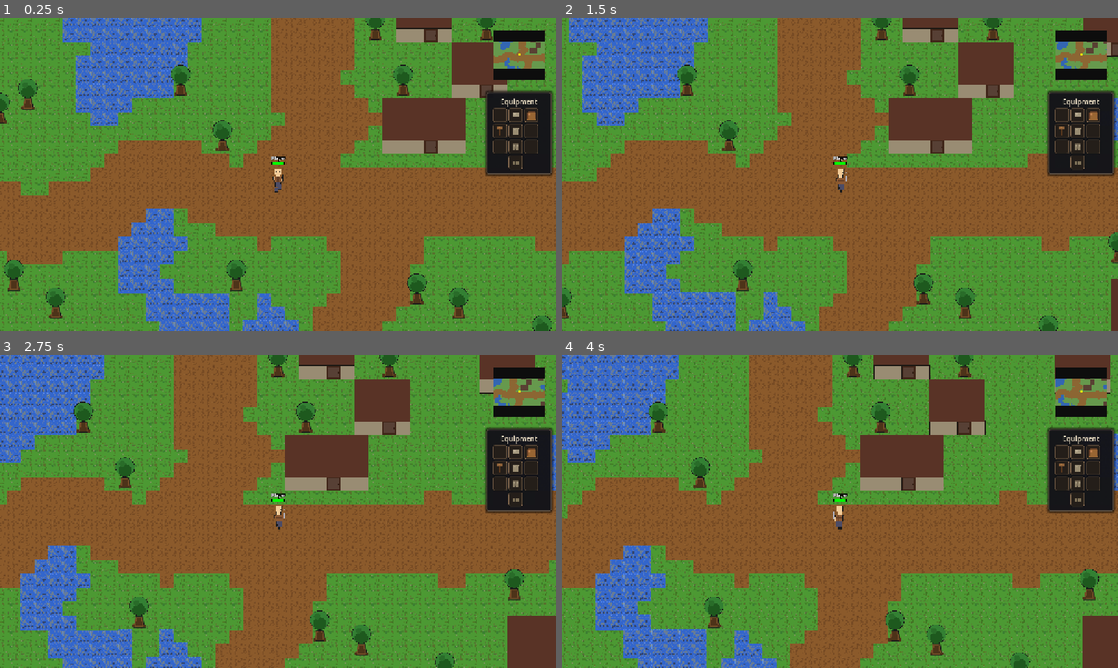
Above: before the commit, frames 1-4 (two rows, left to right).
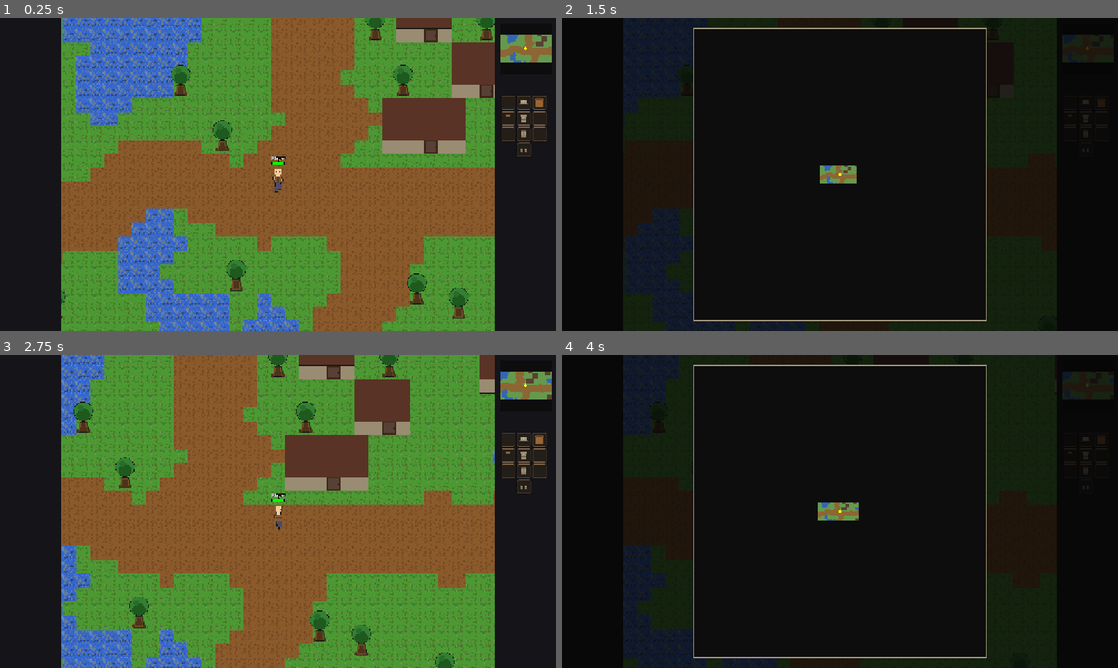
Above: after the commit, the same moments.

Repository: mattzanco/Trithia
Game: Godot game, scene res://scenes/main.tscn
The game is run twice, just before and just after one commit, with the same random seed, the same clock (stepped at 60 frames per second) and the same inputs.
Inputs (mouse positions are in pixels of both pictures, inside the frame that each line leads up to):
- Up to frame 1 (0.25 s): no input
- Up to frame 2 (1.5 s): tap Enter at 0.5 s; move the mouse to (962, 158) at 0.52 s; hold D (move_right) 0.53-1.25 s; tap M at 0.6 s; click (962, 158) at 0.67 s; drag from (728, 190) to (812, 237) at 1.27 s
- Up to frame 3 (2.75 s): move the mouse to (333, 442) at 2.02 s; hold D (move_right) from 2.03 s (still down); tap H at 2.1 s; click (333, 442) at 2.17 s; tap M at 2.3 s
- Up to frame 4 (4 s): release D (move_right) at 2.75 s; drag from (812, 574) to (673, 464) at 2.77 s; move the mouse to (1006, 558) at 3.52 s; hold A (move_left) from 3.53 s (still down); tap M at 3.6 s; click (1006, 558) at 3.67 s

The runs differ from the first frame. In frame 1, 20% of the frame differs, in the area x 0-100%, y 0-100%; in frame 2, 97%; in frame 3, 20%; in frame 4, 97%.

Commit message:
Update UI panels and corpse handling

Diff:
--- a/project.godot
+++ b/project.godot
@@ -22,6 +22,7 @@
 window/size/viewport_height=720
 window/size/mode=2
 window/stretch/mode="canvas_items"
+window/stretch/aspect="expand"
 
 [input]
 
--- a/scenes/main.tscn
+++ b/scenes/main.tscn
@@ -4,12 +4,17 @@
 [ext_resource type="PackedScene" uid="uid://d7x3k8m2p4q1b" path="res://scenes/player/player.tscn" id="2_player"]
 [ext_resource type="Script" path="res://scripts/main.gd" id="3_main"]
 [ext_resource type="PackedScene" uid="uid://b5vqy8r3nxc8q" path="res://scenes/ui/mini_map.tscn" id="4_minimap"]
+[ext_resource type="PackedScene" path="res://scenes/ui/world_map.tscn" id="5_worldmap"]
 
 [node name="Main" type="Node2D"]
 script = ExtResource("3_main")
 
 [node name="World" parent="." instance=ExtResource("1_world")]
 
+[node name="CorpseLayer" type="Node2D" parent="."]
+
 [node name="Player" parent="." instance=ExtResource("2_player")]
 
 [node name="MiniMap" parent="." instance=ExtResource("4_minimap")]
+
+[node name="WorldMap" parent="." instance=ExtResource("5_worldmap")]
--- a/scenes/ui/equipment_menu.tscn
+++ b/scenes/ui/equipment_menu.tscn
@@ -4,17 +4,17 @@
 
 [sub_resource type="StyleBoxFlat" id="1_panel_style"]
 bg_color = Color(0.08, 0.08, 0.1, 0.95)
-border_width_left = 2
-border_width_top = 2
-border_width_right = 2
-border_width_bottom = 2
+border_width_left = 0
+border_width_top = 0
+border_width_right = 0
+border_width_bottom = 0
 border_color = Color(0.35, 0.3, 0.25, 1)
 corner_radius_top_left = 5
 corner_radius_top_right = 5
 corner_radius_bottom_right = 5
 corner_radius_bottom_left = 5
 shadow_color = Color(0, 0, 0, 0.6)
-shadow_size = 6
+shadow_size = 0
 
 [sub_resource type="StyleBoxFlat" id="2_slot_style"]
 bg_color = Color(0.14, 0.12, 0.1, 1)
@@ -45,7 +45,7 @@
 shadow_size = 3
 
 [node name="EquipmentMenu" type="Control"]
-custom_minimum_size = Vector2(150, 190)
+custom_minimum_size = Vector2(128, 190)
 script = ExtResource("1_equipment_menu")
 
 [node name="Panel" type="PanelContainer" parent="."]
@@ -92,16 +92,11 @@
 offset_top = 0.0
 offset_right = 0.0
 offset_bottom = 0.0
-separation = 8
-
-[node name="Title" type="Label" parent="Panel/Margin/Center/VBox"]
-text = "Equipment"
-horizontal_alignment = 1
-modulate = Color(0.9, 0.85, 0.75, 1)
+separation = 0
 
 [node name="SlotGrid" type="GridContainer" parent="Panel/Margin/Center/VBox"]
 columns = 3
-custom_minimum_size = Vector2(120, 120)
+custom_minimum_size = Vector2(112, 120)
 separation = 8
 
 [node name="AmuletSlot" type="Panel" parent="Panel/Margin/Center/VBox/SlotGrid"]
--- a/scenes/ui/mini_map.tscn
+++ b/scenes/ui/mini_map.tscn
@@ -1,35 +1,98 @@
-[gd_scene load_steps=3 format=3 uid="uid://b5vqy8r3nxc8q"]
+[gd_scene load_steps=4 format=3 uid="uid://b5vqy8r3nxc8q"]
 
 [ext_resource type="Script" path="res://scripts/mini_map.gd" id="1_x8v7m"]
 [ext_resource type="PackedScene" path="res://scenes/ui/equipment_menu.tscn" id="2_equipment"]
 
+[sub_resource type="StyleBoxFlat" id="1_minimap_panel"]
+bg_color = Color(0.08, 0.08, 0.1, 0.95)
+border_width_left = 2
+border_width_top = 2
+border_width_right = 2
+border_width_bottom = 2
+border_width_left = 0
+border_width_top = 0
+border_width_right = 0
+border_width_bottom = 0
+border_color = Color(0.35, 0.3, 0.25, 1)
+corner_radius_top_left = 5
+corner_radius_top_right = 5
+
+[sub_resource type="StyleBoxFlat" id="2_side_panel"]
+bg_color = Color(0.08, 0.08, 0.1, 1.0)
+border_width_left = 0
+border_width_top = 0
+border_width_right = 0
+border_width_bottom = 0
+corner_radius_top_left = 0
+corner_radius_top_right = 0
+corner_radius_bottom_right = 0
+corner_radius_bottom_left = 0
+shadow_size = 0
+corner_radius_bottom_right = 0
+corner_radius_bottom_left = 0
+shadow_color = Color(0, 0, 0, 0.6)
+shadow_size = 0
+
 [node name="MiniMapLayer" type="CanvasLayer"]
 layer = 100
 
-[node name="MiniMap" type="Control" parent="."]
-custom_minimum_size = Vector2(150, 150)
+[node name="LeftPanel" type="PanelContainer" parent="."]
+layout_mode = 1
+anchors_preset = 0
+anchor_left = 0.0
+anchor_top = 0.0
+anchor_right = 0.0
+anchor_bottom = 1.0
+offset_left = 0.0
+offset_top = 0.0
+offset_right = 140.0
+offset_bottom = 0.0
+theme_override_styles/panel = SubResource("2_side_panel")
+
+[node name="RightPanel" type="PanelContainer" parent="."]
+custom_minimum_size = Vector2(140, 0)
 layout_mode = 1
 anchors_preset = 1
 anchor_left = 1.0
 anchor_top = 0.0
 anchor_right = 1.0
-anchor_bottom = 0.0
-offset_left = -160.0
-offset_top = 10.0
-offset_right = -10.0
-offset_bottom = 160.0
+anchor_bottom = 1.0
+offset_left = -140.0
+offset_top = 0.0
+offset_right = 0.0
+offset_bottom = 0.0
 grow_horizontal = 0
+theme_override_styles/panel = SubResource("2_side_panel")
+
+[node name="RightPanelContent" type="VBoxContainer" parent="RightPanel"]
+anchors_preset = 15
+anchor_left = 0.0
+anchor_top = 0.0
+anchor_right = 1.0
+anchor_bottom = 1.0
+offset_left = 0.0
+offset_top = 0.0
+offset_right = 0.0
+offset_bottom = 0.0
+separation = 0
+alignment = 0
+
+[node name="MiniMapPanel" type="PanelContainer" parent="RightPanel/RightPanelContent"]
+custom_minimum_size = Vector2(140, 150)
+size_flags_vertical = 0
+theme_override_styles/panel = SubResource("1_minimap_panel")
+
+[node name="MiniMap" type="Control" parent="RightPanel/RightPanelContent/MiniMapPanel"]
+anchors_preset = 15
+anchor_left = 0.0
+anchor_top = 0.0
+anchor_right = 1.0
+anchor_bottom = 1.0
+offset_left = 0.0
+offset_top = 0.0
+offset_right = 0.0
+offset_bottom = 0.0
 script = ExtResource("1_x8v7m")
 
-[node name="EquipmentMenu" parent="." instance=ExtResource("2_equipment")]
-layout_mode = 1
-anchors_preset = 1
-anchor_left = 1.0
-anchor_top = 0.0
-anchor_right = 1.0
-anchor_bottom = 0.0
-offset_left = -160.0
-offset_top = 170.0
-offset_right = -10.0
-offset_bottom = 350.0
-grow_horizontal = 0
+[node name="EquipmentMenu" parent="RightPanel/RightPanelContent" instance=ExtResource("2_equipment")]
+custom_minimum_size = Vector2(140, 190)
--- /dev/null
+++ b/scenes/ui/world_map.tscn
@@ -0,0 +1,19 @@
+[gd_scene load_steps=2 format=3 uid="uid://d1w8k2t7g0m7x"]
+
+[ext_resource type="Script" path="res://scripts/world_map.gd" id="1_worldmap"]
+
+[node name="WorldMapLayer" type="CanvasLayer"]
+layer = 200
+
+[node name="WorldMap" type="Control" parent="."]
+layout_mode = 1
+anchors_preset = 15
+anchor_left = 0.0
+anchor_top = 0.0
+anchor_right = 1.0
+anchor_bottom = 1.0
+offset_left = 0.0
+offset_top = 0.0
+offset_right = 0.0
+offset_bottom = 0.0
+script = ExtResource("1_worldmap")
--- a/scripts/dead_body.gd
+++ b/scripts/dead_body.gd
@@ -1,6 +1,8 @@
 extends "res://scripts/draggable_item.gd"
 
 # Visual representation of a dead orc with container functionality
+
+const SORT_OFFSET = 8
 
 var container_window: Control = null
 var container_slots: Array = []
@@ -195,8 +197,11 @@
 		update_container_slot_visual(i)
 
 	var ui_parent: Node = equip_menu
-	if equip_menu.get_parent() is CanvasLayer:
-		ui_parent = equip_menu.get_parent()
+	var current: Node = equip_menu
+	while current and not (current is CanvasLayer):
+		current = current.get_parent()
+	if current:
+		ui_parent = current
 	ui_parent.add_child(container_window)
 	container_window.visible = false
 	position_container_window()
@@ -409,6 +414,8 @@
 		container_window = null
 
 func _draw():
+	# Shift the drawing up so the node can sort above the player without looking offset.
+	draw_set_transform(Vector2(0, -SORT_OFFSET), 0.0, Vector2.ONE)
 	# Draw a dead body lying sideways centered in tile
 	var dead_color = Color(0.6, 0.8, 0.6)  # Pale green (orc)
 	var outline_color = Color(0.3, 0.4, 0.3)  # Dark green outline (orc)
--- a/scripts/enemy.gd
+++ b/scripts/enemy.gd
@@ -1778,8 +1778,9 @@
 func die():
 	# Create a dead body visual at the enemy's position
 	var dead_body = Area2D.new()
-	dead_body.position = position + Vector2(0, TILE_SIZE/2)  # Position at the feet tile
-	dead_body.z_index = 0  # On the ground, above terrain
+	dead_body.position = position + Vector2(0, TILE_SIZE / 2)
+	dead_body.z_index = 0
+	dead_body.z_as_relative = true
 
 	# Load and attach the dead body script
 	var dead_body_script = load("res://scripts/dead_body.gd")
@@ -1789,15 +1790,19 @@
 	elif enemy_name == "Troll":
 		dead_body.set_meta("is_troll_body", true)
 
-	# Add the dead body to the world node so it renders with terrain
+	# Add the dead body to the corpse layer so it renders above the world.
 	var parent = get_parent()
 	if parent:
-		var world = parent.get_node_or_null("World")
-		if world:
-			world.add_child(dead_body)
+		var corpse_layer = get_tree().get_root().find_child("CorpseLayer", true, false)
+		if corpse_layer:
+			corpse_layer.add_child(dead_body)
 		else:
-			# Fallback to parent if world not found
-			parent.add_child(dead_body)
+			var world = parent.get_node_or_null("World")
+			if world:
+				world.add_child(dead_body)
+			else:
+				# Fallback to parent if world not found
+				parent.add_child(dead_body)
 	else:
 		# Avoid leaking if no parent is available
 		dead_body.queue_free()
--- a/scripts/equipment_menu.gd
+++ b/scripts/equipment_menu.gd
@@ -104,7 +104,7 @@
 	armor_slot = $Panel/Margin/Center/VBox/SlotGrid/ArmorSlot
 	legs_slot = $Panel/Margin/Center/VBox/SlotGrid/LegsSlot
 	boots_slot = $Panel/Margin/Center/VBox/SlotGrid/BootsSlot
-	equipment_title = $Panel/Margin/Center/VBox/Title
+	equipment_title = get_node_or_null("Panel/Margin/Center/VBox/Title")
 	head_slot_style = head_slot.get_theme_stylebox("panel")
 	head_slot_highlight = create_highlight_style()
 	ensure_helmet_icon()
@@ -323,7 +323,7 @@
 				var body_title = get_body_container_at_title()
 				if body_title:
 					dragging_body_window = body_title
-					window_drag_offset = body_title.position - event.global_position
+					window_drag_offset = body_title.global_position - event.global_position
 					get_viewport().set_input_as_handled()
 			# Check for bag resize handle
 			elif is_mouse_on_bag_resize_handle():
@@ -451,7 +451,7 @@
 			resizing_body_window.size = new_size
 			get_viewport().set_input_as_handled()
 		elif dragging_body_window:
-			dragging_body_window.position = event.global_position + window_drag_offset
+			dragging_body_window.global_position = event.global_position + window_drag_offset
 			get_viewport().set_input_as_handled()
 		elif resizing_bag_window:
 			var new_size = event.global_position + window_drag_offset
@@ -2259,7 +2259,7 @@
 	grid.columns = 4
 	grid.add_theme_constant_override("h_separation", 4)
 	grid.add_theme_constant_override("v_separation", 4)
-	grid.custom_minimum_size = Vector2(160, 150)
+	grid.custom_minimum_size = Vector2(140, 150)
 	vbox.add_child(grid)
 	bag_grid = grid
 
@@ -2287,7 +2287,7 @@
 	add_child(bag_container)
 	bag_container.visible = false
 	bag_container.position = Vector2(0, 200)
-	bag_container.custom_minimum_size = Vector2(180, 180)
+	bag_container.custom_minimum_size = Vector2(156, 180)
 
 func toggle_bag_container():
 	if bag_container:
@@ -2377,10 +2377,12 @@
 	return null
 
 func get_body_container_parents() -> Array:
-	var parent = get_parent()
-	if parent is CanvasLayer:
-		return parent.get_children()
-	return get_children()
+	var current: Node = self
+	while current and not (current is CanvasLayer):
+		current = current.get_parent()
+	if current:
+		return current.get_children()
+	return get_tree().get_root().get_children()
 
 func get_body_title_bar(window: Control) -> Control:
 	var bars = window.find_children("*", "HBoxContainer", true, false)
--- a/scripts/main.gd
+++ b/scripts/main.gd
@@ -268,7 +268,11 @@
 	ysort_container.name = "YSort"
 	ysort_container.y_sort_enabled = true
 	add_child(ysort_container)
-	move_child(ysort_container, 1)
+	var corpse_layer = get_node_or_null("CorpseLayer")
+	if corpse_layer:
+		move_child(ysort_container, 2)
+	else:
+		move_child(ysort_container, 1)
 	var player = get_node_or_null("Player")
 	if player:
 		player.reparent(ysort_container, true)
@@ -293,6 +297,14 @@
 		if event.keycode == KEY_QUOTELEFT:
 			if dev_console:
 				dev_console.toggle()
+			get_viewport().set_input_as_handled()
+		elif event.keycode == KEY_M:
+			var world_map = get_world_map_node()
+			if world_map:
+				if world_map.has_method("toggle"):
+					world_map.toggle()
+				else:
+					world_map.visible = not world_map.visible
 			get_viewport().set_input_as_handled()
 
 func _on_console_command(command: String):
@@ -355,6 +367,24 @@
 		return found
 	return direct
 
+func get_world_map_node() -> Node:
+	var direct = get_node_or_null("WorldMap")
+	if direct:
+		if direct.has_method("toggle"):
+			return direct
+		var child = direct.get_node_or_null("WorldMap")
+		if child:
+			return child
+	var root = get_tree().get_root()
+	var found = root.find_child("WorldMap", true, false)
+	if found:
+		if found.has_method("toggle"):
+			return found
+		var child_found = found.get_node_or_null("WorldMap")
+		if child_found:
+			return child_found
+	return null
+
 
 func show_game_over():
 	# Disable the camera so it stops following the player
--- a/scripts/mini_map.gd
+++ b/scripts/mini_map.gd
@@ -34,6 +34,11 @@
 	var root = get_tree().get_root()
 	player = root.find_child("Player", true, false)
 	world = root.find_child("World", true, false)
+	if world != null:
+		if world.has_meta("discovered_tiles"):
+			discovered_tiles = world.get_meta("discovered_tiles")
+		else:
+			world.set_meta("discovered_tiles", discovered_tiles)
 
 	# Calculate view radius based on viewport size and camera zoom
 	var viewport_size = get_viewport_rect().size
--- a/scripts/player.gd
+++ b/scripts/player.gd
@@ -239,29 +239,11 @@
 				img.set_pixel(x, y, skin)
 			img.set_pixel(4, y, outline)
 
-	# Right arm (holding sword)
+	# Right arm
 	for y in range(max(30, 30 + right_arm_offset), min(40, 40 + right_arm_offset)):
 		if y >= 0 and y < 64:
 			for x in range(24, 28):
 				img.set_pixel(x, y, skin)
-			img.set_pixel(27, y, outline)
-
-	# Sword in right hand
-	var sword_offset = right_arm_offset
-	# Handle
-	for y in range(max(38, 38 + sword_offset), min(45, 45 + sword_offset)):
-		if y >= 0 and y < 64:
-			img.set_pixel(27, y, handle)
-	# Blade
-	for y in range(max(20, 20 + sword_offset), min(38, 38 + sword_offset)):
-		if y >= 0 and y < 64:
-			img.set_pixel(27, y, metal)
-			if y < 37:
-				img.set_pixel(28, y, metal)
-	# Blade outline
-	for y in range(max(20, 20 + sword_offset), min(38, 38 + sword_offset)):
-		if y >= 0 and y < 64:
-			img.set_pixel(26, y, outline)
 			img.set_pixel(27, y, outline)
 
 	# Pants (rows 41-50)
@@ -408,22 +390,6 @@
 			img.set_pixel(x, y, pants)
 		img.set_pixel(8, y, outline)  # 4 → 8
 		img.set_pixel(23, y, outline)  # Right outline
-
-	# Sword tip behind right shoulder (animated)
-	var sword_tip_offset = 0
-	if walk_frame == 1:
-		sword_tip_offset = -2  # Sword tip moves up
-	elif walk_frame == 3:
-		sword_tip_offset = 2  # Sword tip moves down
-
-	# Sword blade tip (rows 18-26, behind shoulder)
-	for y in range(max(0, 18 + sword_tip_offset), min(64, 27 + sword_tip_offset)):
-		if y >= 0 and y < 64:
-			img.set_pixel(24, y, metal)  # Behind right shoulder
-	# Blade outline
-	for y in range(max(0, 18 + sword_tip_offset), min(64, 27 + sword_tip_offset)):
-		if y >= 0 and y < 64:
-			img.set_pixel(25, y, outline)
 
 	# Legs with animation
 	var left_leg_offset = 0
@@ -1079,59 +1045,6 @@
 			var outline_x = arm_x + 4 * dir
 			if outline_x >= 0 and outline_x < 32:
 				img.set_pixel(outline_x, y, outline)
-
-	# Sword (held in front arm with up/down movement)
-	var sword_x = base_x + 14 * dir
-	var sword_offset = 0
-	if walk_frame == 1:
-		sword_offset = -5  # Sword moves up more visibly
-	elif walk_frame == 3:
-		sword_offset = 5  # Sword moves down more visibly
-
-	# Handle
-	for y in range(max(44, 44 + sword_offset), min(50, 50 + sword_offset)):
-		if y >= 0 and y < 64 and sword_x >= 0 and sword_x < 32:
-			img.set_pixel(sword_x, y, handle)
-
-	# Blade (pointing up-forward)
-	for y in range(max(26, 26 + sword_offset), min(44, 44 + sword_offset)):
-		if y >= 0 and y < 64 and sword_x >= 0 and sword_x < 32:
-			img.set_pixel(sword_x, y, metal)
-			var blade_x2 = sword_x + dir
-			if blade_x2 >= 0 and blade_x2 < 32 and y < 43:
-				img.set_pixel(blade_x2, y, metal)
-
-	# Blade outlines (move with sword)
-	var blade_outline_x = sword_x - dir
-	for y in range(max(26, 26 + sword_offset), min(44, 44 + sword_offset)):
-		if y >= 0 and y < 64 and blade_outline_x >= 0 and blade_outline_x < 32:
-			img.set_pixel(blade_outline_x, y, outline)
-
-	# Sword tip (moves with sword)
-	var tip_y = max(0, 24 + sword_offset)
-	if tip_y >= 0 and tip_y < 64:
-		if sword_x >= 0 and sword_x < 32:
-			img.set_pixel(sword_x, tip_y, outline)
-		var tip_x2 = sword_x + dir
-		if tip_x2 >= 0 and tip_x2 < 32:
-			img.set_pixel(tip_x2, tip_y, outline)
-		# Left outline at tip
-		var tip_outline_x = sword_x - dir
-		if tip_outline_x >= 0 and tip_outline_x < 32:
-			img.set_pixel(tip_outline_x, tip_y, outline)
-
-	# Fill gap between tip and blade
-	var gap_y = max(0, 25 + sword_offset)
-	if gap_y >= 0 and gap_y < 64:
-		if sword_x >= 0 and sword_x < 32:
-			img.set_pixel(sword_x, gap_y, metal)
-		var gap_x2 = sword_x + dir
-		if gap_x2 >= 0 and gap_x2 < 32:
-			img.set_pixel(gap_x2, gap_y, metal)
-		# Outline at gap row
-		var gap_outline_x = sword_x - dir
-		if gap_outline_x >= 0 and gap_outline_x < 32:
-			img.set_pixel(gap_outline_x, gap_y, outline)
 
 	# Pants - rows 48-59
 	for y in range(48, 60):
@@ -1726,8 +1639,9 @@
 		camera.current = true
 
 	var dead_body = Area2D.new()
-	dead_body.position = position + Vector2(0, TILE_SIZE/2)  # Position at the feet tile
-	dead_body.z_index = 0  # On the ground, above terrain
+	dead_body.position = position + Vector2(0, TILE_SIZE / 2)
+	dead_body.z_index = 0
+	dead_body.z_as_relative = true
 
 	# Load and attach the dead body script
 	var dead_body_script = load("res://scripts/dead_body.gd")
@@ -1735,14 +1649,18 @@
 	dead_body.set_meta("is_player_body", true)
 	dead_body.set_meta("body_skin_color", Color(0.95, 0.8, 0.6))
 
-	# Add the dead body to the world node so it renders with terrain
+	# Add the dead body to the corpse layer so it renders above the world.
 	if parent:
-		var world = get_world_node()
-		if world:
-			world.add_child(dead_body)
+		var corpse_layer = get_tree().get_root().find_child("CorpseLayer", true, false)
+		if corpse_layer:
+			corpse_layer.add_child(dead_body)
 		else:
-			# Fallback to parent if world not found
-			parent.add_child(dead_body)
+			var world = get_world_node()
+			if world:
+				world.add_child(dead_body)
+			else:
+				# Fallback to parent if world not found
+				parent.add_child(dead_body)
 	else:
 		# Avoid leaking if no parent is available
 		dead_body.queue_free()
--- /dev/null
+++ b/scripts/world_map.gd
@@ -0,0 +1,147 @@
+extends Control
+
+const TILE_SIZE = 32
+
+@export var pixel_per_tile = 2
+@export var map_margin = 24
+@export var max_view_radius = 250
+
+var player = null
+var world = null
+var discovered_tiles = {}
+
+var tiles_horizontal = 16
+var tiles_vertical = 16
+
+# Colors for the world map
+var color_grass = Color(0.4, 0.6, 0.3)
+var color_dirt = Color(139.0 / 255.0, 90.0 / 255.0, 43.0 / 255.0)
+var color_sand = Color(194.0 / 255.0, 178.0 / 255.0, 128.0 / 255.0)
+var color_water = Color(0.2, 0.4, 0.7)
+var color_road = Color(0.55, 0.4, 0.2)
+var color_player = Color(1.0, 1.0, 0.0)
+var color_fog = Color(0.05, 0.05, 0.05)
+var color_building = Color(0.35, 0.25, 0.2)
+var color_background = Color(0.02, 0.02, 0.02, 0.8)
+var color_frame = Color(0.7, 0.65, 0.55, 0.9)
+
+func _ready():
+	visible = false
+	mouse_filter = Control.MOUSE_FILTER_STOP
+	set_process(false)
+
+	var root = get_tree().get_root()
+	player = root.find_child("Player", true, false)
+	world = root.find_child("World", true, false)
+	if world != null:
+		if world.has_meta("discovered_tiles"):
+			discovered_tiles = world.get_meta("discovered_tiles")
+		else:
+			world.set_meta("discovered_tiles", discovered_tiles)
+	update_view_window()
+
+func toggle():
+	visible = not visible
+	set_process(visible)
+	if visible:
+		update_view_window()
+		queue_redraw()
+
+func _process(_delta):
+	if not visible:
+		return
+	update_discovered_tiles()
+	queue_redraw()
+
+func update_view_window():
+	var viewport_size = get_viewport_rect().size
+	var camera_zoom = 1.0
+	if player != null and player.has_node("Camera2D"):
+		camera_zoom = player.get_node("Camera2D").zoom.x
+
+	tiles_horizontal = int((viewport_size.x / camera_zoom) / TILE_SIZE / 2) - 1
+	tiles_vertical = int((viewport_size.y / camera_zoom) / TILE_SIZE / 2) - 1
+
+func update_discovered_tiles():
+	if player == null:
+		return
+	var player_tile_x = int(floor(player.position.x / TILE_SIZE))
+	var player_tile_y = int(floor(player.position.y / TILE_SIZE))
+	for dy in range(-tiles_vertical, tiles_vertical + 1):
+		for dx in range(-tiles_horizontal, tiles_horizontal + 1):
+			var tile_x = player_tile_x + dx
+			var tile_y = player_tile_y + dy
+			var tile_key = Vector2(tile_x, tile_y)
+			if not discovered_tiles.has(tile_key):
+				discovered_tiles[tile_key] = true
+
+func _draw():
+	if not visible:
+		return
+	if player == null or world == null:
+		return
+
+	draw_rect(Rect2(Vector2.ZERO, size), color_background)
+
+	var map_size = int(min(size.x, size.y) - map_margin * 2)
+	if map_size <= 0:
+		return
+	var map_origin = Vector2((size.x - map_size) / 2.0, (size.y - map_size) / 2.0)
+	var view_radius = int(floor(map_size / (2.0 * pixel_per_tile)))
+	view_radius = min(view_radius, max_view_radius)
+
+	var player_tile_x = int(floor(player.position.x / TILE_SIZE))
+	var player_tile_y = int(floor(player.position.y / TILE_SIZE))
+
+	for dy in range(-view_radius, view_radius + 1):
+		for dx in range(-view_radius, view_radius + 1):
+			var tile_x = player_tile_x + dx
+			var tile_y = player_tile_y + dy
+			var tile_key = Vector2(tile_x, tile_y)
+			var map_x = map_origin.x + (map_size / 2) + (dx * pixel_per_tile) - pixel_per_tile / 2
+			var map_y = map_origin.y + (map_size / 2) + (dy * pixel_per_tile) - pixel_per_tile / 2
+			if discovered_tiles.has(tile_key):
+				var terrain_type = "grass"
+				if world.has_method("get_render_terrain_type"):
+					terrain_type = world.get_render_terrain_type(tile_x, tile_y)
+				elif world.has_method("get_terrain_type_from_noise"):
+					terrain_type = world.get_terrain_type_from_noise(tile_x, tile_y)
+				var tile_color = color_grass
+				if terrain_type == "water":
+					tile_color = color_water
+				elif terrain_type == "dirt":
+					tile_color = color_road
+				elif terrain_type == "grass":
+					tile_color = color_grass
+				elif terrain_type == "sand":
+					tile_color = color_sand
+				draw_rect(Rect2(map_x, map_y, pixel_per_tile, pixel_per_tile), tile_color)
+			else:
+				draw_rect(Rect2(map_x, map_y, pixel_per_tile, pixel_per_tile), color_fog)
+
+	if world.has_method("get_building_zones"):
+		var zones = world.get_building_zones()
+		for entry in zones:
+			if not entry.has("rect"):
+				continue
+			var rect: Rect2i = entry["rect"]
+			var start_x = max(rect.position.x, player_tile_x - view_radius)
+			var end_x = min(rect.position.x + rect.size.x - 1, player_tile_x + view_radius)
+			var start_y = max(rect.position.y, player_tile_y - view_radius)
+			var end_y = min(rect.position.y + rect.size.y - 1, player_tile_y + view_radius)
+			if end_x < start_x or end_y < start_y:
+				continue
+			for y in range(start_y, end_y + 1):
+				for x in range(start_x, end_x + 1):
+					var tile_key = Vector2(x, y)
+					if not discovered_tiles.has(tile_key):
+						continue
+					var dx = x - player_tile_x
+					var dy = y - player_tile_y
+					var map_x = map_origin.x + (map_size / 2) + (dx * pixel_per_tile) - pixel_per_tile / 2
+					var map_y = map_origin.y + (map_size / 2) + (dy * pixel_per_tile) - pixel_per_tile / 2
+					draw_rect(Rect2(map_x, map_y, pixel_per_tile, pixel_per_tile), color_building)
+
+	var player_pos = map_origin + Vector2(map_size / 2, map_size / 2)
+	draw_circle(player_pos, max(1.0, pixel_per_tile * 1.5), color_player)
+	draw_rect(Rect2(map_origin, Vector2(map_size, map_size)), color_frame, false, 2.0)
